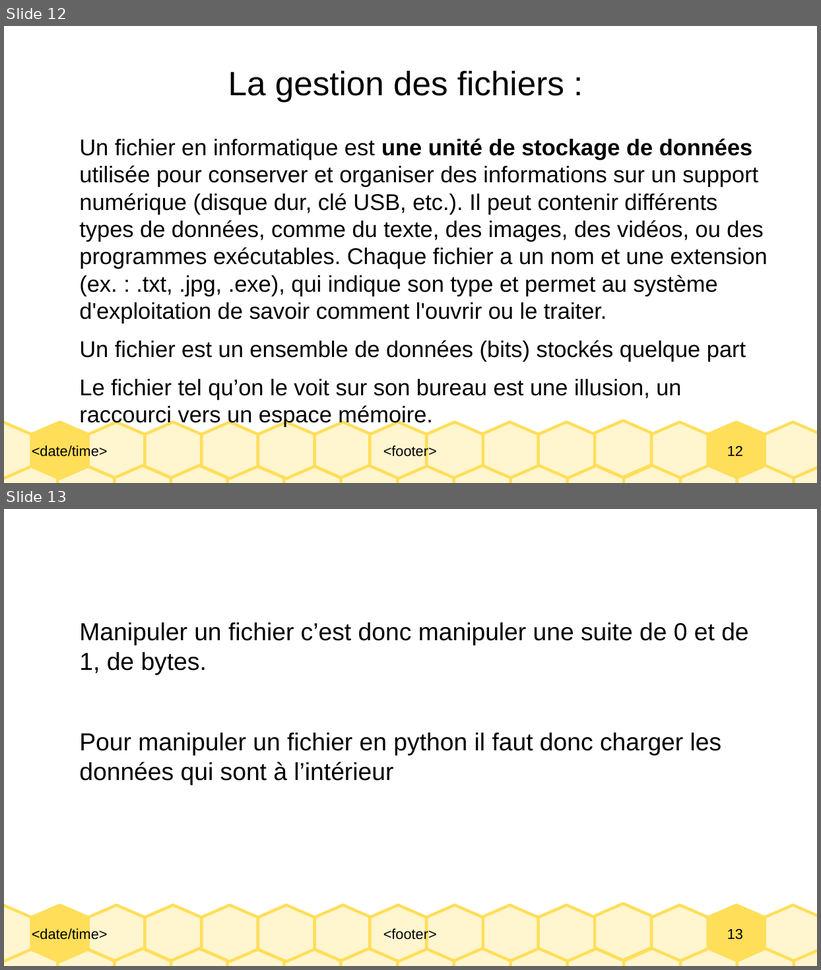
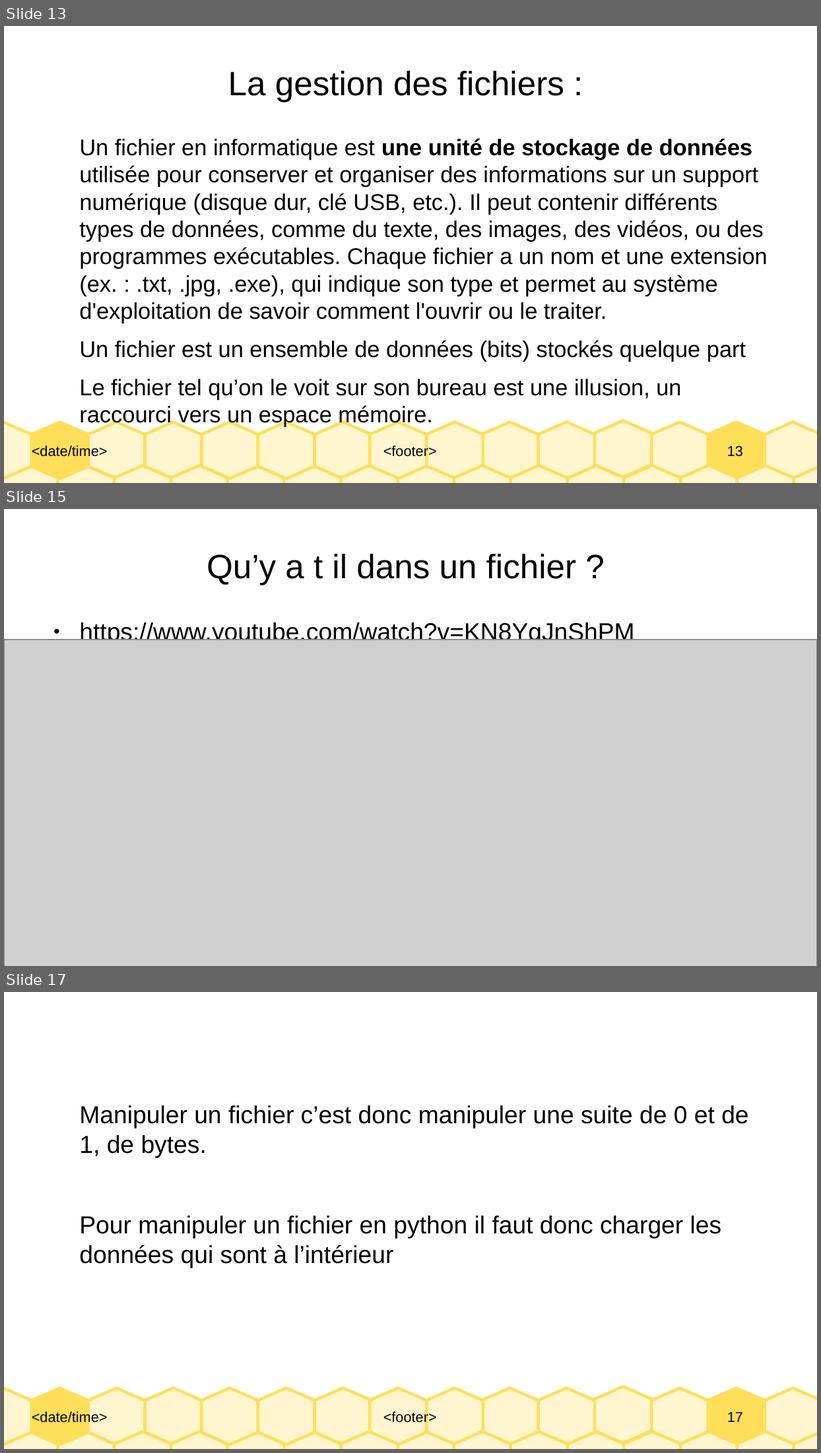
Before and after one commit to Dinarque/INALCO_Techniques_web_en_python_2025, a slide deck: cours/INALCO_C1_gestion_de_fichiers.odp. Shown one above the other, each under a label of ours: slides 12 and 13 before the commit, slides 13, 15 and 17 after it; the slides between them are not shown. The pictures are 821x970 and 821x1453 pixels, drawn with LibreOffice and Linux fonts; fonts in the diff are those of the drawing; grey boxes stand for pictures. Boxes give left, top, right and bottom in pixels: in the first picture for what was removed or moved away, otherwise in the second. Text is boxed around its words. In the diff, an @@ line names an element or a change of style, - is before the commit and + after.

```diff
--- a/cours/INALCO_C1_gestion_de_fichiers.odp
+++ b/cours/INALCO_C1_gestion_de_fichiers.odp
@@ slide 15 added at box(4, 509, 817, 966), background #FFFFFF; not listed: 17 template elements that a slide beside it also shows @@
@@ title added at box(207, 554, 577, 586), 33 pt, text #000000 @@
+Qu’y a t il dans un fichier ?
@@ text added at box(79, 623, 634, 640), 24 pt, text #000000 @@
+● https://www.youtube.com/watch?v=KN8YgJnShPM
@@ picture added at box(4, 640, 817, 966) @@
@@ what was slide 12 is now slide 13 @@
@@ page number at box(727, 446, 743, 457): text changed @@
-12
+13
@@ what was slide 13 is now slide 17 @@
@@ page number at box(727, 1412, 743, 1422): text changed @@
-13
+17
```
Also in this commit, not shown: 2 slides changed, 4 other slides added.
